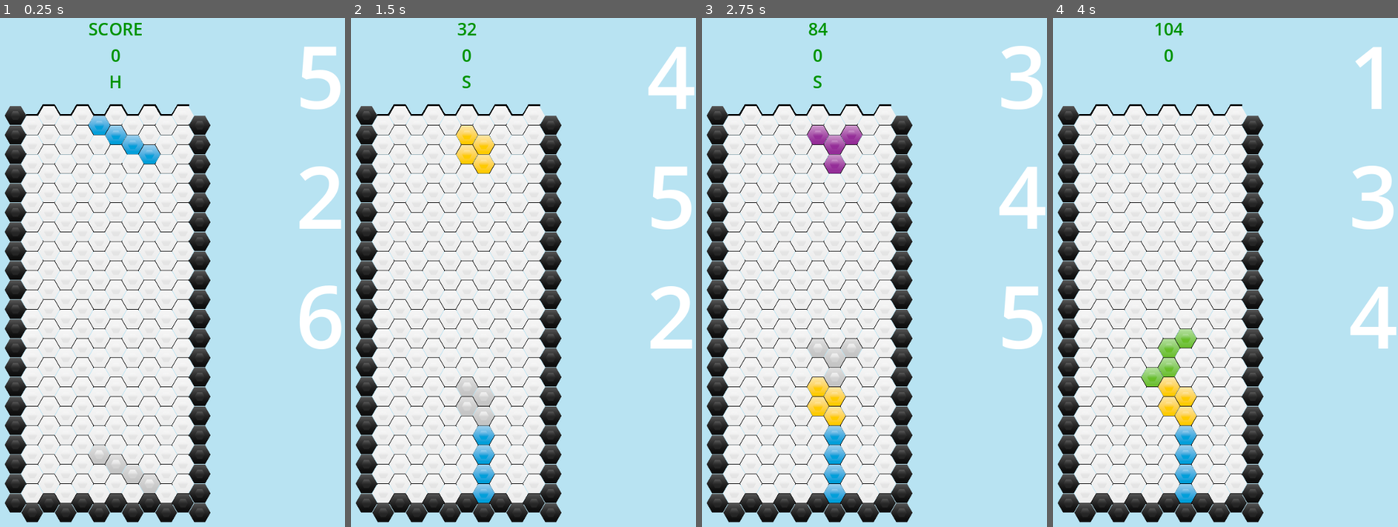
Above: before the commit, frames 1-4 (left to right).
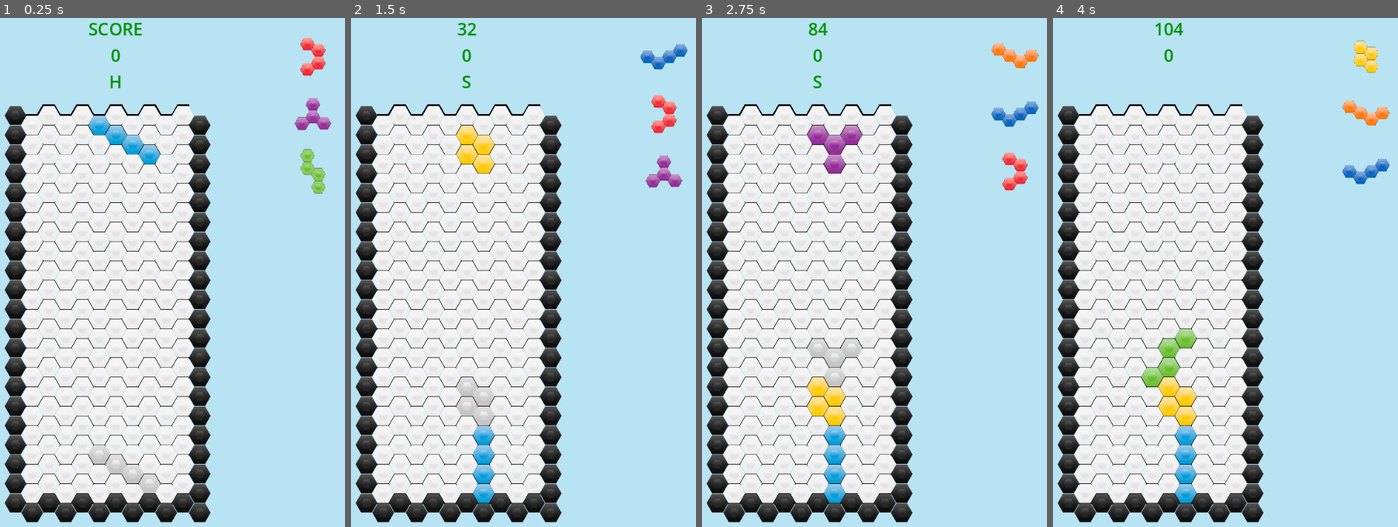
Above: after the commit, the same moments.

Repository: MrSoubi/HexoTangle
Game: Godot game, scene res://game.tscn
Two runs of this game, one before a commit and one after it. Both use one fixed random seed, a clock stepped at 60 frames per second and the inputs below.
Inputs:
- Up to frame 1 (0.25 s): no input
- Up to frame 2 (1.5 s): tap Enter at 0.5 s; hold Right 0.53-1.28 s; tap Z at 0.6 s; tap Space at 0.77, 1.25 s; hold Down from 1.28 s (still down); tap C at 1.35 s
- Up to frame 3 (2.75 s): tap Space at 1.52 s; release Down at 2.03 s; hold Right from 2.03 s (still down); tap Z at 2.1 s
- Up to frame 4 (4 s): tap Enter at 2.75 s; release Right at 2.78 s; hold Up 2.78-3.53 s; tap C at 2.85 s; tap Space at 3.02, 3.5, 3.77 s; hold Left from 3.53 s (still down); tap Z at 3.6 s

The runs differ from the first frame. In frame 1, 2.8% of the frame differs, in the area x 85-99%, y 3-66%; in frame 2, 2.8%; in frame 3, 2.9%, in the area x 83-100%, y 4-66%; in frame 4, 2.5%.

Commit message:
close #21

Diff:
--- a/Scripts/grid.gd
+++ b/Scripts/grid.gd
@@ -11,6 +11,14 @@
 var texture_Z: Texture2D = load("res://Sprites/Hex_Red.png")
 var texturePhantom : Texture2D = load("res://Sprites/Hex_Phantom.png")
 
+var texture_Form_O: Texture2D = load("res://Sprites/Form_O.png")
+var texture_Form_I: Texture2D = load("res://Sprites/Form_I.png")
+var texture_Form_T: Texture2D = load("res://Sprites/Form_T.png")
+var texture_Form_L: Texture2D = load("res://Sprites/Form_L.png")
+var texture_Form_J: Texture2D = load("res://Sprites/Form_J.png")
+var texture_Form_S: Texture2D = load("res://Sprites/Form_S.png")
+var texture_Form_Z: Texture2D = load("res://Sprites/Form_Z.png")
+
 const GRID_HEIGHT: int = 21;
 const GRID_WIDTH: int = 12;
 
@@ -88,11 +96,32 @@
 	currentHexomino = hexomino.new(startingPosition, Direction.TOP, type, GetTextureFromType(type));
 
 
-	$"../CanvasLayer/VBoxContainer2/ThirdUpcoming".text = str(nextQueue[2])
-	$"../CanvasLayer/VBoxContainer2/SecondUpcoming".text = str(nextQueue[1])
-	$"../CanvasLayer/VBoxContainer2/FirstUpcoming".text = str(nextQueue[0])
+	$"../CanvasLayer/VBoxContainer2/ThirdUpcoming".texture = GetTextureFromHexType(nextQueue[2])
+	$"../CanvasLayer/VBoxContainer2/SecondUpcoming".texture = GetTextureFromHexType(nextQueue[1])
+	$"../CanvasLayer/VBoxContainer2/FirstUpcoming".texture = GetTextureFromHexType(nextQueue[0])
 
 	drawHexomino();
+
+func GetTextureFromHexType(t: HexType) -> Texture2D:
+	var result;
+
+	match(t):
+		HexType.O:
+			result = texture_Form_O
+		HexType.I:
+			result = texture_Form_I
+		HexType.T:
+			result = texture_Form_T
+		HexType.L:
+			result = texture_Form_L
+		HexType.J:
+			result = texture_Form_J
+		HexType.S:
+			result = texture_Form_S
+		HexType.Z:
+			result = texture_Form_Z
+
+	return result
 
 func drawPhantom():
 	var localHex = hexomino.new(currentHexomino.position, currentHexomino.dir, currentHexomino.type, currentHexomino.texture);
@@ -230,9 +259,9 @@
 	nextQueue[1] = nextQueue[2]
 	nextQueue[2] = getRandomHexType()
 
-	$"../CanvasLayer/VBoxContainer2/ThirdUpcoming".text = str(nextQueue[2])
-	$"../CanvasLayer/VBoxContainer2/SecondUpcoming".text = str(nextQueue[1])
-	$"../CanvasLayer/VBoxContainer2/FirstUpcoming".text = str(nextQueue[0])
+	$"../CanvasLayer/VBoxContainer2/ThirdUpcoming".texture = GetTextureFromHexType(nextQueue[2])
+	$"../CanvasLayer/VBoxContainer2/SecondUpcoming".texture = GetTextureFromHexType(nextQueue[1])
+	$"../CanvasLayer/VBoxContainer2/FirstUpcoming".texture = GetTextureFromHexType(nextQueue[0])
 
 	return result
 
--- a/game.tscn
+++ b/game.tscn
@@ -4,20 +4,14 @@
 [ext_resource type="Script" path="res://game.gd" id="1_xep6p"]
 [ext_resource type="Texture2D" uid="uid://b2pfilhuo1pdn" path="res://Sprites/Hexagon_White.png" id="3_lb86j"]
 [ext_resource type="Shader" path="res://game.gdshader" id="3_w15ah"]
+[ext_resource type="Texture2D" uid="uid://l2w8noafawqq" path="res://Sprites/Form_I.png" id="5_hmenq"]
+[ext_resource type="Texture2D" uid="uid://dau5rnv8835yg" path="res://Sprites/Form_J.png" id="6_s1ckg"]
+[ext_resource type="Texture2D" uid="uid://culdqpvc2tsr4" path="res://Sprites/Form_L.png" id="7_42lau"]
 
 [sub_resource type="ShaderMaterial" id="ShaderMaterial_17j0s"]
 shader = ExtResource("3_w15ah")
 shader_parameter/light_blue = Vector3(0.44, 0.78, 0.9)
 shader_parameter/dark_blue = Vector3(0.44, 0.78, 0.9)
-
-[sub_resource type="LabelSettings" id="LabelSettings_hdpkf"]
-font_size = 150
-
-[sub_resource type="LabelSettings" id="LabelSettings_q6cic"]
-font_size = 150
-
-[sub_resource type="LabelSettings" id="LabelSettings_xtufk"]
-font_size = 150
 
 [sub_resource type="LabelSettings" id="LabelSettings_3112v"]
 font_size = 30
@@ -49,20 +43,23 @@
 offset_bottom = 623.0
 grow_horizontal = 0
 
-[node name="ThirdUpcoming" type="Label" parent="CanvasLayer/VBoxContainer2"]
-layout_mode = 2
-text = "3"
-label_settings = SubResource("LabelSettings_hdpkf")
+[node name="ThirdUpcoming" type="Sprite2D" parent="CanvasLayer/VBoxContainer2"]
+scale = Vector2(0.2, 0.2)
+texture = ExtResource("5_hmenq")
+centered = false
+offset = Vector2(-100, 100)
 
-[node name="SecondUpcoming" type="Label" parent="CanvasLayer/VBoxContainer2"]
-layout_mode = 2
-text = "2"
-label_settings = SubResource("LabelSettings_q6cic")
+[node name="SecondUpcoming" type="Sprite2D" parent="CanvasLayer/VBoxContainer2"]
+scale = Vector2(0.2, 0.2)
+texture = ExtResource("6_s1ckg")
+centered = false
+offset = Vector2(-100, 600)
 
-[node name="FirstUpcoming" type="Label" parent="CanvasLayer/VBoxContainer2"]
-layout_mode = 2
-text = "1"
-label_settings = SubResource("LabelSettings_xtufk")
+[node name="FirstUpcoming" type="Sprite2D" parent="CanvasLayer/VBoxContainer2"]
+scale = Vector2(0.2, 0.2)
+texture = ExtResource("7_42lau")
+centered = false
+offset = Vector2(-100, 1100)
 
 [node name="VBoxContainer" type="VBoxContainer" parent="CanvasLayer"]
 anchors_preset = 5
Not shown, changed: Sprites/SeparationLine.psd
